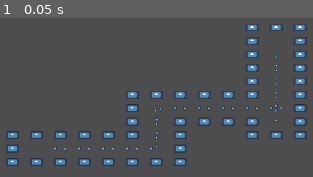
Above: before the commit, frame 1.
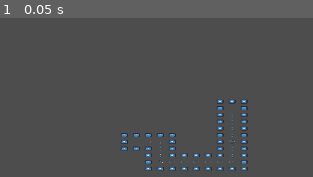
Above: after the commit, the same moment.

Repository: Spedinja/LudumDare58
Game: Godot game, scene res://Scenes/LevelGen/test_levelGen.tscn
Two runs of this game, one before a commit and one after it. Both use one fixed random seed, a clock stepped at 60 frames per second and the inputs below. The project has no main scene, so this scene is started directly. The engine's default icon, where the game draws it, is replaced by a stand-in: a white triangle on a blue panel in a dark square.
Inputs:
- Up to frame 1 (0.05 s): no input

The runs differ from the first frame. In frame 1, 8.5% of the frame differs, in the area x 1-99%, y 4-96%.

Commit message:
further adjustments to get more turns and not many straights

Diff:
--- a/Scenes/LevelGen/test_levelGen.tscn
+++ b/Scenes/LevelGen/test_levelGen.tscn
@@ -10,8 +10,8 @@
 
 [sub_resource type="Resource" id="Resource_xd1pg"]
 script = ExtResource("10_opaxf")
-width = 20
-height = 20
+width = 50
+height = 50
 metadata/_custom_type_script = "uid://cw57wdy0dhja6"
 
 [node name="Level" type="Node2D"]
@@ -22,11 +22,12 @@
 gridlayout = SubResource("Resource_xd1pg")
 roomWidth = 1152
 roomHeight = 648
+startRoomPos = Vector2i(25, 25)
 startRoom = ExtResource("10_lrltm")
 endRoom = ExtResource("11_h7en0")
 outerBoundRoom = ExtResource("7_24kn6")
 max_rooms = 20
 
 [node name="Camera2D" type="Camera2D" parent="."]
-position = Vector2(324, 176)
-zoom = Vector2(0.05, 0.05)
+position = Vector2(10322, 176)
+zoom = Vector2(0.025, 0.025)
--- a/Scripts/LevelGen/LevelGenerator.gd
+++ b/Scripts/LevelGen/LevelGenerator.gd
@@ -14,7 +14,8 @@
 #additions
 @export var max_rooms: int = 50
 @export var num_geckos: int = 0
-
+@export var turn_chance: float = 0.45 #percentage on how often tot turn while generating in one branch
+@export var start_exitchance: float = 0.75 #percentage of all exits being used in start room
 #vars
 var room: RoomData
 var gridRoom: GridRoom
@@ -103,24 +104,32 @@
 	visited[startRoomPos.x][startRoomPos.y] = true
 	mainPath.append(startRoomPos)
 
+	var directions = [Vector2i(1,0), Vector2i(-1,0), Vector2i(0,1), Vector2i(0,-1)]
+	directions.shuffle()
+
 	#branch in all 4 directions
-	for dir in [Vector2i(1,0), Vector2i(-1,0), Vector2i(0,1), Vector2i(0,-1)]:
-		if randf() < 0.75: #% chance to open this direction
+	for dir in directions:
+		if randf() < start_exitchance: #% chance to go this direction
 			weBeDrunkenWalkin(startRoomPos, dir)
 
 #drunken walk algorithm
 func weBeDrunkenWalkin(start: Vector2i, dir: Vector2i):
 	var curr = start + dir
+	#var last_dir = dir
+
 	while isWithinBounds(curr) and not visited[curr.x][curr.y] and mainPath.size() < max_rooms:
 		visited[curr.x][curr.y] = true
 		mainPath.append(curr)
 
 		#rng turn
-		if randf() < 0.5:
-			dir = [Vector2i(1,0), Vector2i(-1,0), Vector2i(0,1), Vector2i(0,-1)].pick_random()
+		if randf() < turn_chance: #chance to turn
+			var possible_dirs = [Vector2i(1,0), Vector2i(-1,0), Vector2i(0,1), Vector2i(0,-1)]
+			#possible_dirs.erase(-last_dir)  #avoid instant backtracking
+			dir = possible_dirs.pick_random()
 
 		curr += dir
-
+		#last_dir = dir
+	return
 
 #generates branches/additional rooms connecting to mainpath
 #should be changes if we want to use it, so only deadends get added
@@ -135,32 +144,31 @@
 	#return mainPath
 
 func addBranchesUntilMax():
-	var room_count = mainPath.size()
-
-	while room_count < max_rooms:
-		var base_room = mainPath.pick_random()
-		var directions = [Vector2i(0,-1), Vector2i(0,1), Vector2i(1,0), Vector2i(-1,0)]
+	while mainPath.size() < max_rooms:
+		#rng room
+		var base_room = mainPath.pick_random()  # GridRoom
+		var start_pos = Vector2i(base_room.x, base_room.y)
+
+		#shuffle
+		var directions = [Vector2i(1,0), Vector2i(-1,0), Vector2i(0,1), Vector2i(0,-1)]
 		directions.shuffle()
 
-		var placed = false
+		var branch_created = false
 		for dir in directions:
-			var n = base_room + dir
-			if isWithinBounds(n) and not visited[n.x][n.y] and randf() < 1.0:
-				visited[n.x][n.y] = true
-				mainPath.append(n)
-				room_count += 1
-				placed = true
-				break
-
-		#cant place a new room at all (surrounded), break to avoid infinite loop
-		if not placed:
+			var next_pos = start_pos + dir
+			if isWithinBounds(next_pos) and not visited[next_pos.x][next_pos.y]:
+				weBeDrunkenWalkin(start_pos, dir)
+				branch_created = true
+				break  #one per it
+
+		#cant place? break so avoid infinites
+		if not branch_created:
 			break
-		return
+	return
 
 #setup base gridroom in the grid, only need to find and add a roomtemplate later
 func fillGridWithMain():
 	for pos in mainPath:
-
 
 		#create gridroom
 		var room = GridRoom.new()
